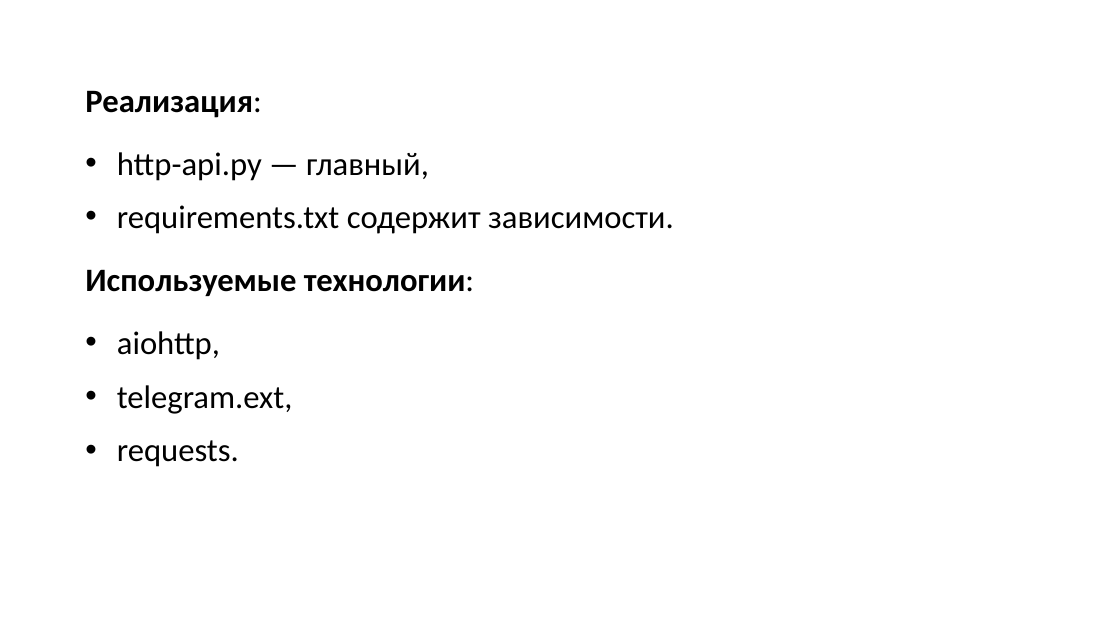
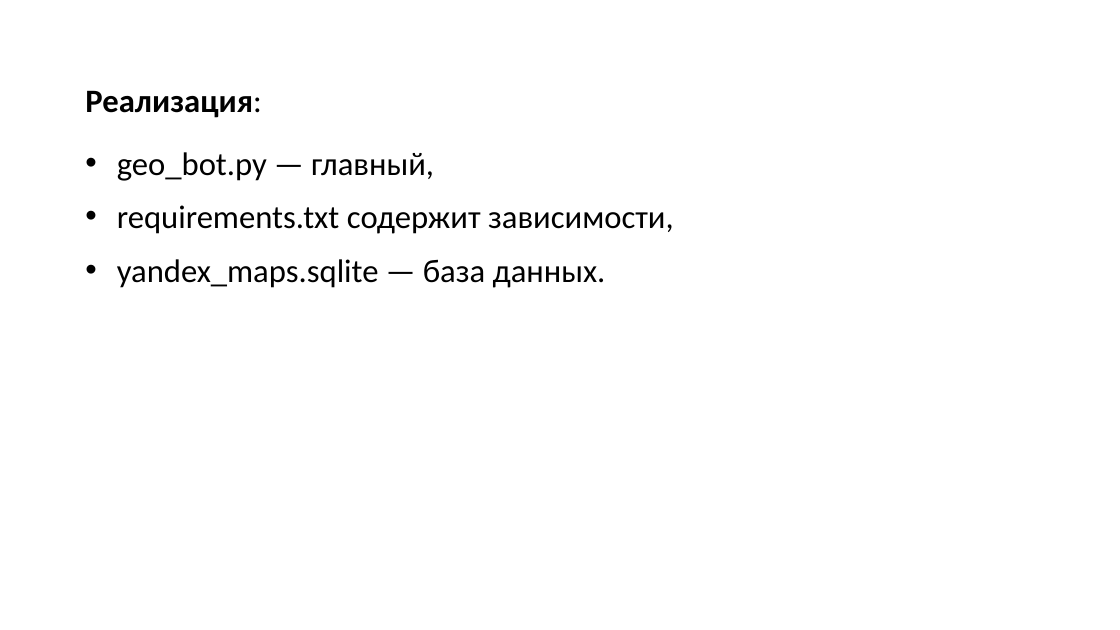
Before and after one commit to LeonKorolev2304/telegram_bot_geo, a slide deck: slide 4 of Презентация.pptx. Drawn at 1120x630 pixels with LibreOffice and Linux fonts; fonts in the diff are those of the drawing. Boxes give left, top, right and bottom in pixels: in the first picture for what was removed or moved away, otherwise in the second. Text is boxed around its words. In the diff, an @@ line names an element or a change of style, - is before the commit and + after.

```diff
--- a/Презентация.pptx
+++ b/Презентация.pptx
@@ text at [117,152,674,288]: text changed @@
-• http-api.py — главный,
-• requirements.txt содержит зависимости.
-Используемые технологии:
-• aiohttp,
-• telegram.ext,
-• requests.
+• geo_bot.py — главный,
+• requirements.txt содержит зависимости,
+• yandex_maps.sqlite — база данных.
```
Also in this commit, not shown: 4 other slides changed, 1 slide added, 4 other files.
